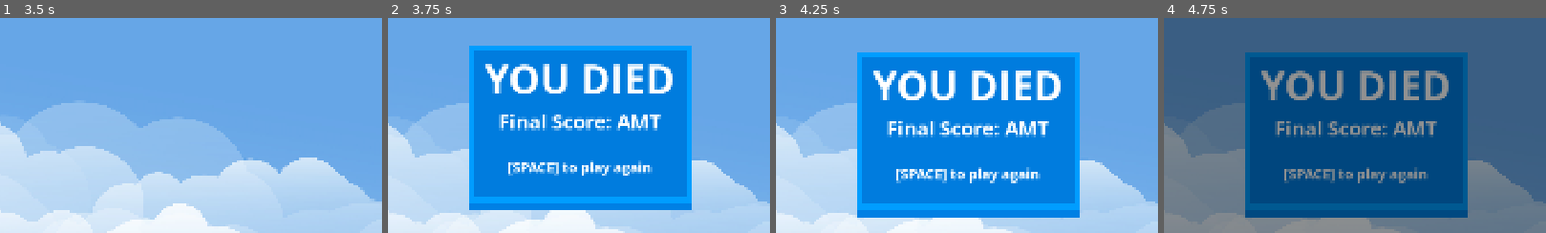
Above: before the commit, frames 1-4 (left to right).
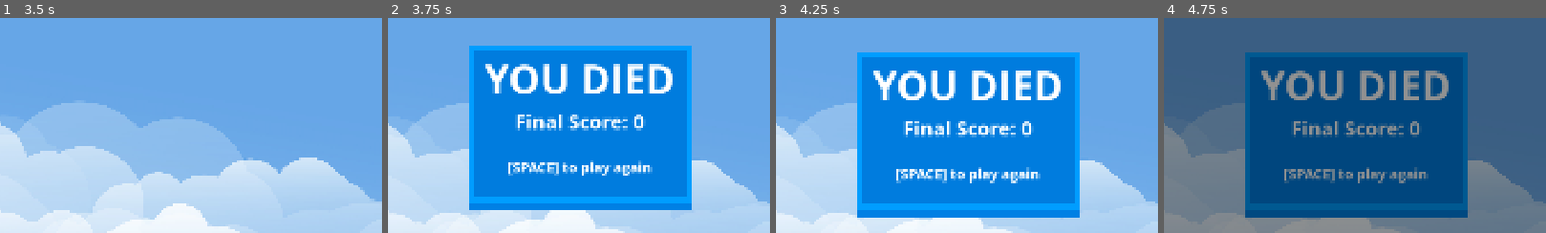
Above: after the commit, the same moments.

Repository: Nescre/UVGD-ITG-Fall-2026
Game: Godot game, scene res://Scenes/main.tscn
The game is run twice, just before and just after one commit, with the same random seed, the same clock (stepped at 60 frames per second) and the same inputs.
Inputs:
- Up to frame 1 (3.5 s): tap Space (Jump) at 0.77, 1.07, 1.52, 1.82, 3.02, 3.32 s
- Up to frame 2 (3.75 s): no input
- Up to frame 3 (4.25 s): tap Space (Jump) at 3.77, 4.07 s
- Up to frame 4 (4.75 s): tap Space (Jump) at 4.52 s
The pictures show only the part of the screen within x 24-74%, y 23-73%; the shares and areas given below are measured in that part.

Frame 1 is identical in both runs. In frame 2, 2.2% of the frame differs, in the area x 29-72%, y 44-53%; in frame 3, 2.3%, in the area x 29-72%, y 48-56%; in frame 4, 1.9%.

Commit message:
Fixing score edge case when at 0

Diff:
--- a/Scenes/main.tscn
+++ b/Scenes/main.tscn
@@ -140,7 +140,7 @@
 layout_mode = 2
 theme_override_fonts/font = ExtResource("14_k12tt")
 theme_override_font_sizes/font_size = 50
-text = "Final Score: AMT"
+text = "Final Score: 0"
 horizontal_alignment = 1
 
 [node name="Label3" type="Label" parent="UI/GameOver/OuterBox/InnerBox/VBoxContainer" unique_id=1924867977]
